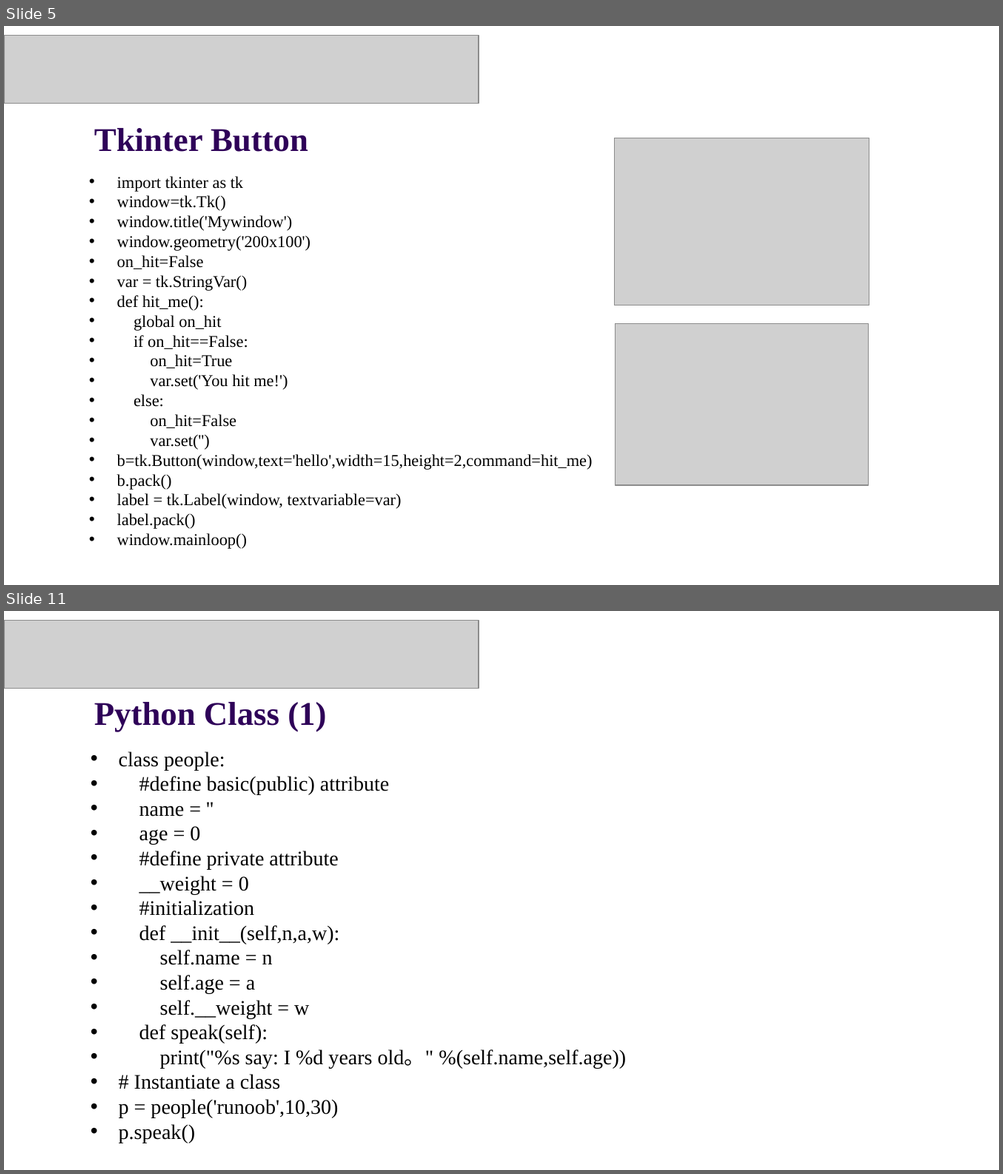
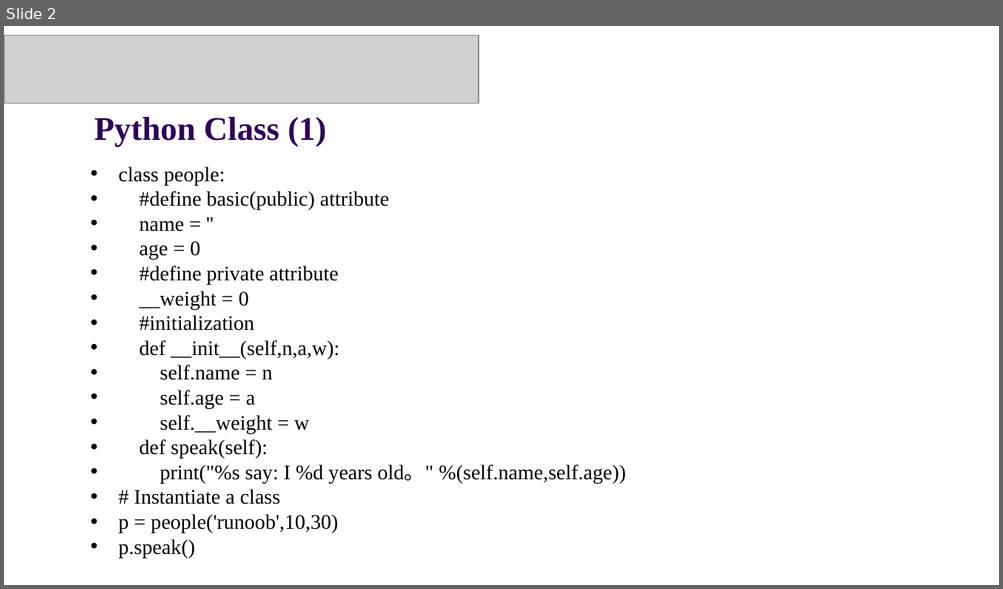
Before and after one commit to Guiliang/courses, a slide deck: cuhk-csc-1004/slides/CSC1004 Tutorial 10.pptx. Shown one above the other, each under a label of ours: slides 5 and 11 before the commit, slide 2 after it; the slides between them are not shown. The pictures are 1003x1174 and 1003x589 pixels, drawn with LibreOffice and Linux fonts; fonts in the diff are those of the drawing; grey boxes stand for pictures; background and template pictures are left out. Boxes give left, top, right and bottom in pixels: in the first picture for what was removed or moved away, otherwise in the second. Text is boxed around its words. In the diff, an @@ line names an element or a change of style, - is before the commit and + after.

```diff
--- a/cuhk-csc-1004/slides/CSC1004 Tutorial 10.pptx
+++ b/cuhk-csc-1004/slides/CSC1004 Tutorial 10.pptx
@@ slide 5 removed at box(4, 26, 999, 585), background picture (left out) @@
@@ picture removed at box(4, 35, 478, 103) @@
@@ text removed at box(94, 128, 308, 152) @@
-Tkinter Button
@@ picture removed at box(614, 138, 870, 306) @@
@@ text removed at box(117, 176, 592, 549) @@
-• import tkinter as tk
-• window=tk.Tk()
-• window.title('Mywindow')
-• window.geometry('200x100')
-• on_hit=False
-• var = tk.StringVar()
-• def hit_me():
-• global on_hit
-• if on_hit==False:
-• on_hit=True
-• var.set('You hit me!')
-• else:
-• on_hit=False
-• var.set('')
-• b=tk.Button(window,text='hello',width=15,height=2,command=hit_me)
-• b.pack()
-• label = tk.Label(window, textvariable=var)
-• label.pack()
-• window.mainloop()
@@ picture removed at box(615, 323, 868, 486) @@
@@ what was slide 11 is now slide 2 @@
```
Also in this commit, not shown: 1 slide changed, 2 slides added, 8 other slides removed, 1 other file.
